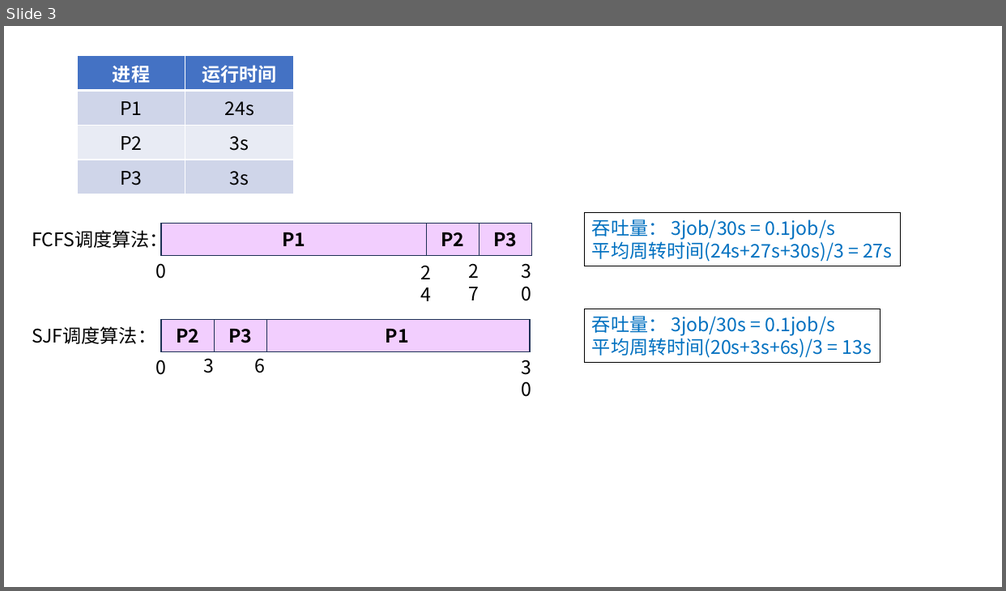
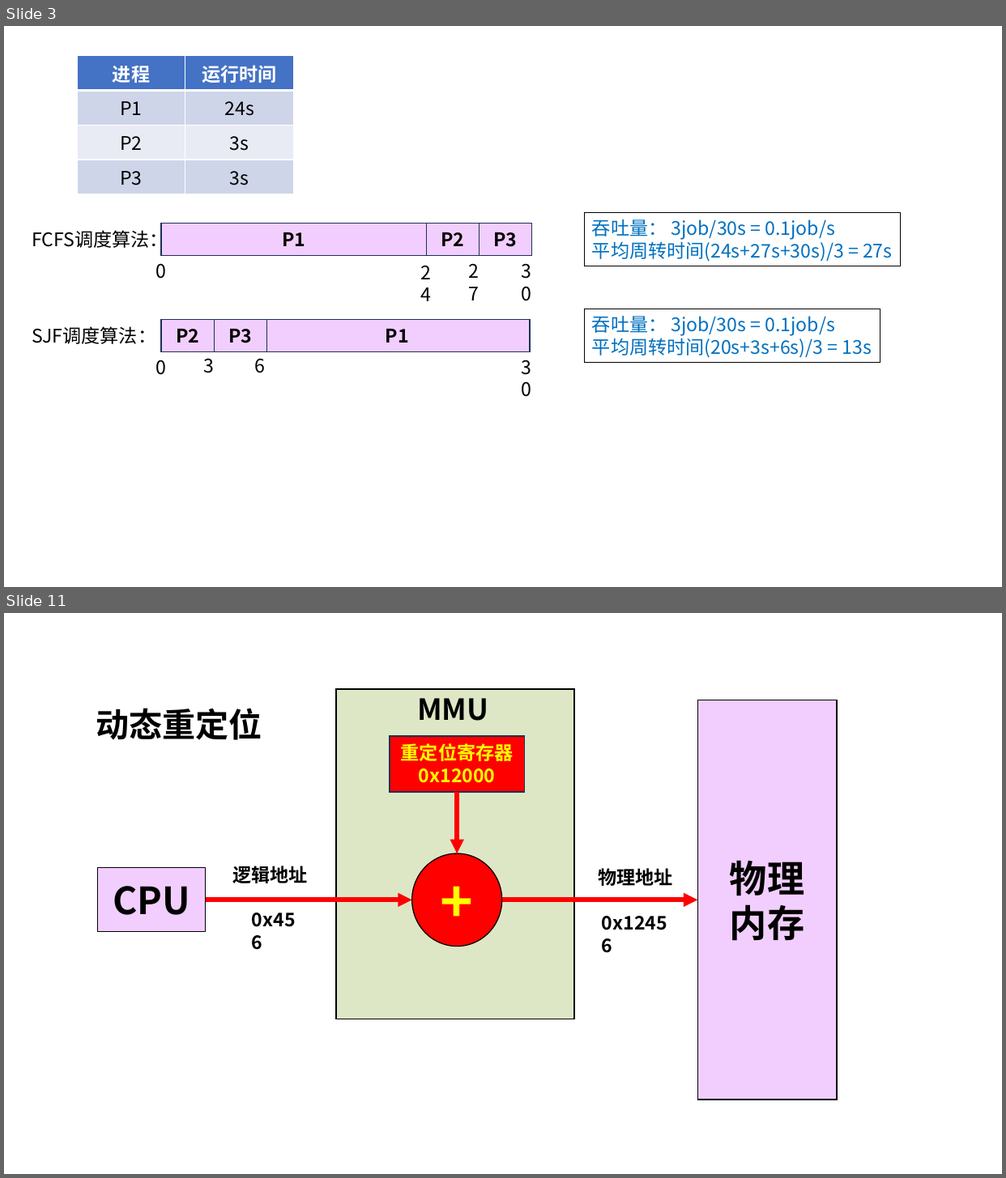
Before and after one commit to guofei9987/pictures_for_blog, a slide deck: computer/操作系统.pptx. Shown one above the other, each under a label of ours: slide 3 before the commit, slides 3 and 11 after it; the slides between them are not shown. The pictures are 1006x591 and 1006x1178 pixels, drawn with LibreOffice and Linux fonts; fonts in the diff are those of the drawing. Boxes give left, top, right and bottom in pixels: in the first picture for what was removed or moved away, otherwise in the second. Text is boxed around its words. In the diff, an @@ line names an element or a change of style, - is before the commit and + after.

```diff
--- a/computer/操作系统.pptx
+++ b/computer/操作系统.pptx
@@ slide 11 added at [4,613,1002,1174], background #FFFFFF @@
@@ group added at [96,689,837,1101]: 6 texts, 4 rectangles, 3 arrows, 1 ellipse @@
+CPU
++
+物理
+内存
+重定位寄存器
+0x12000
+MMU
+逻辑地址
+0x456
+物理地址
+0x12456
+动态重定位
```
Also in this commit, not shown: 1 slide changed, 13 other slides added, 1 other file.
